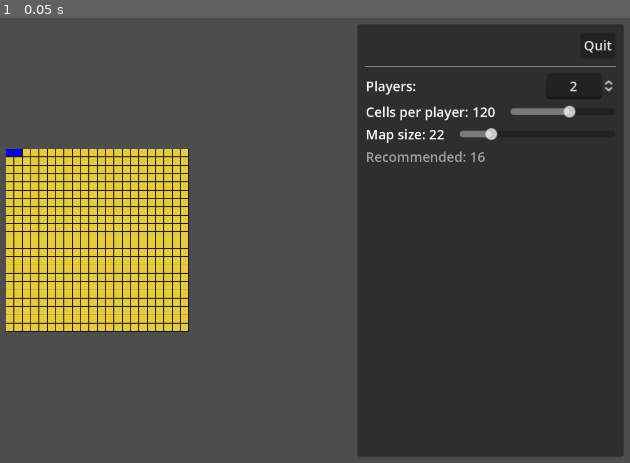
Above: before the commit, frame 1.
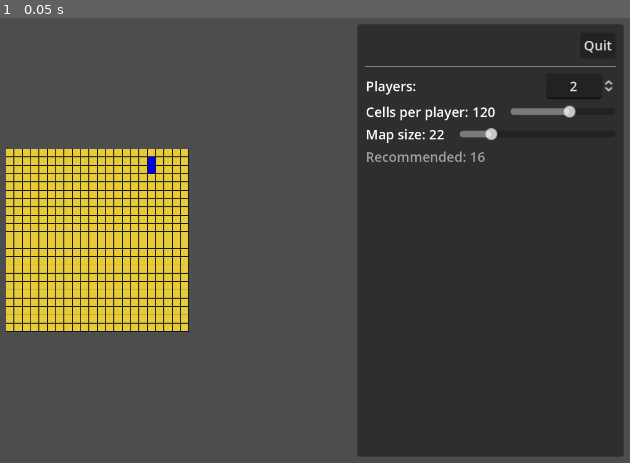
Above: after the commit, the same moment.

Repository: wadcom/kisarra-mapgen
Game: Godot game, scene res://main.tscn
Two runs of this game, one before a commit and one after it. Both use one fixed random seed, a clock stepped at 60 frames per second and the inputs below.
Inputs:
- Up to frame 1 (0.05 s): no input

The runs differ from the first frame. In frame 1, less than 0.1% of the frame differs, in the area x 0-25%, y 29-36%.

Commit message:
Randomize base positions

Diff:
--- a/map_area.gd
+++ b/map_area.gd
@@ -33,7 +33,16 @@
 		$Bases.remove_child(b)
 		b.queue_free()
 
+	var available = []
+	for x in params.map_size:
+		for y in params.map_size:
+			available.append(Vector2(x, y))
+
+	available.shuffle()
+
 	for i in params.players_qty:
+		var p = available.pop_back()
+
 		var base = base_cell_prefab.instantiate()
-		base.position = Vector2(i, 0) * _globals.PIXELS_PER_CELL_SIDE
+		base.position = p * _globals.PIXELS_PER_CELL_SIDE
 		$Bases.add_child(base)
